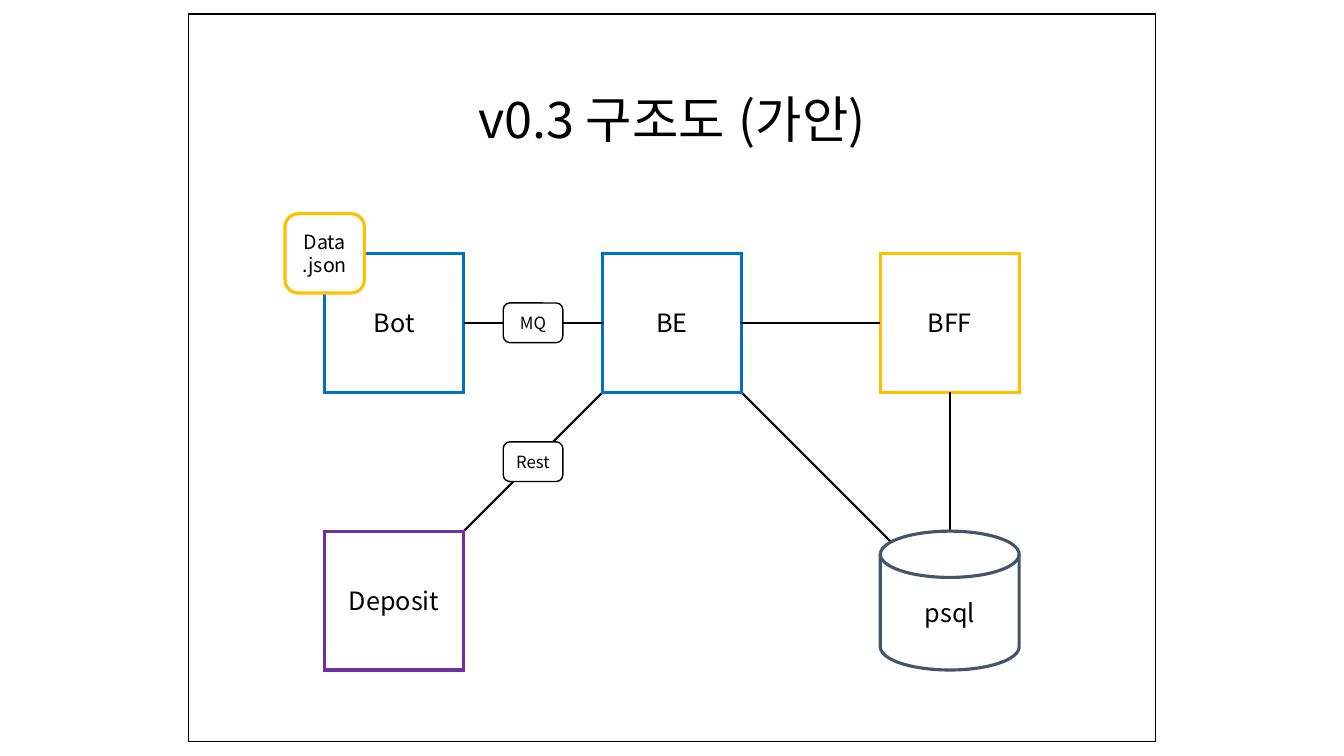
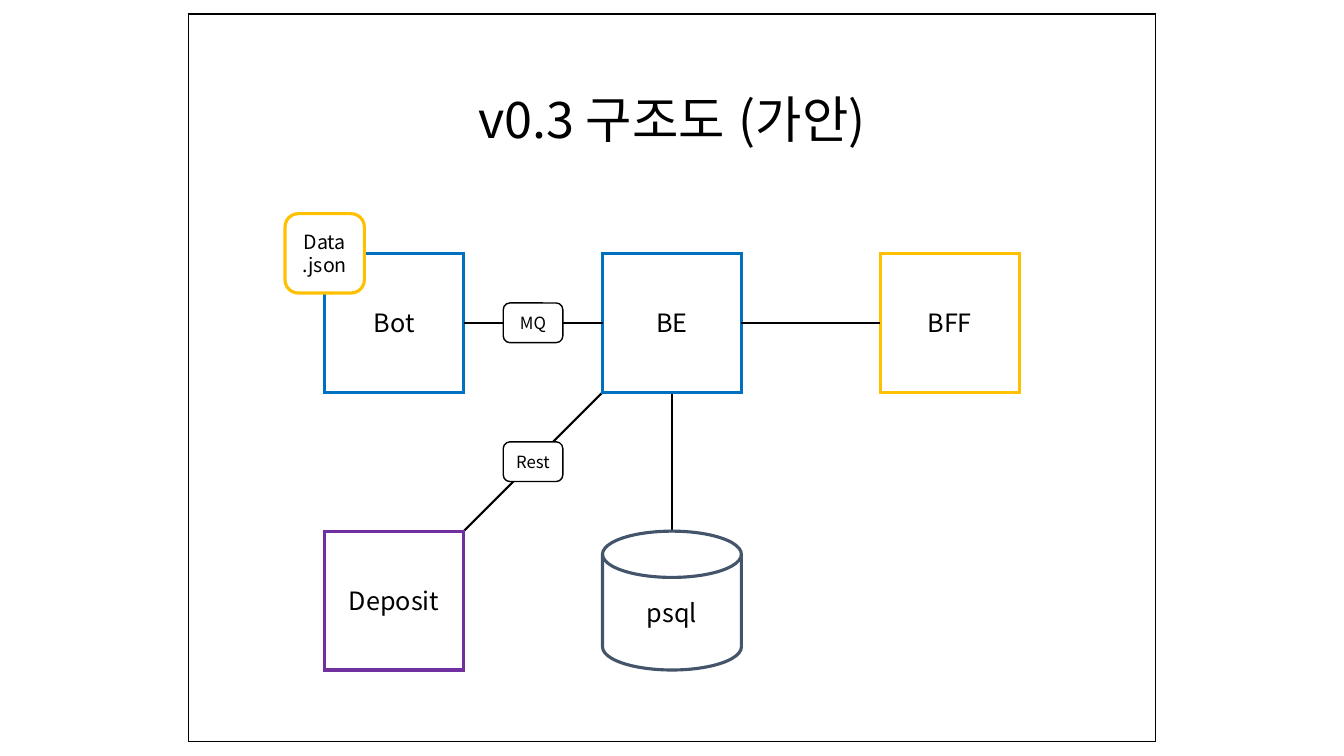
Before and after one commit to scsc-init/homepage_init, a slide deck: slide 1 of document/v0.3_structure.pptx. Drawn at 1344x756 pixels with LibreOffice and Linux fonts; fonts in the diff are those of the drawing. Boxes give left, top, right and bottom in pixels: in the first picture for what was removed or moved away, otherwise in the second. Text is boxed around its words. In the diff, an @@ line names an element or a change of style, - is before the commit and + after.

```diff
--- a/document/v0.3_structure.pptx
+++ b/document/v0.3_structure.pptx
@@ line moved from (950, 601) - (673, 323) to (673, 578) - (673, 323) @@
@@ line removed from (950, 601) to (950, 392) @@
@@ cylinder "psql": place and size @@
-cylinder "psql" at bbox=[880, 531, 1019, 670]
+cylinder "psql" at bbox=[603, 531, 742, 670]
```
Also in this commit, not shown: 3 other files.
